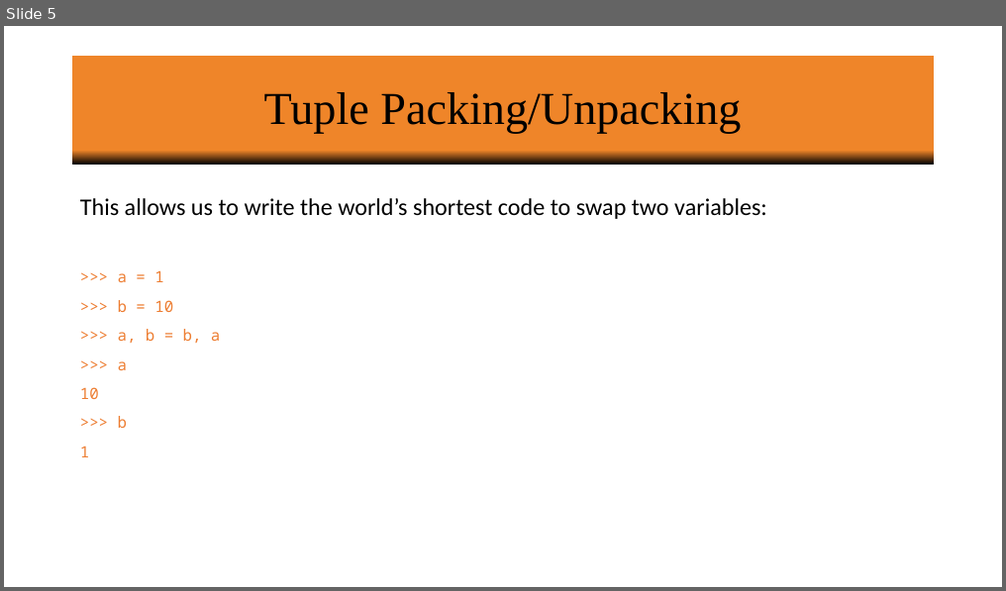
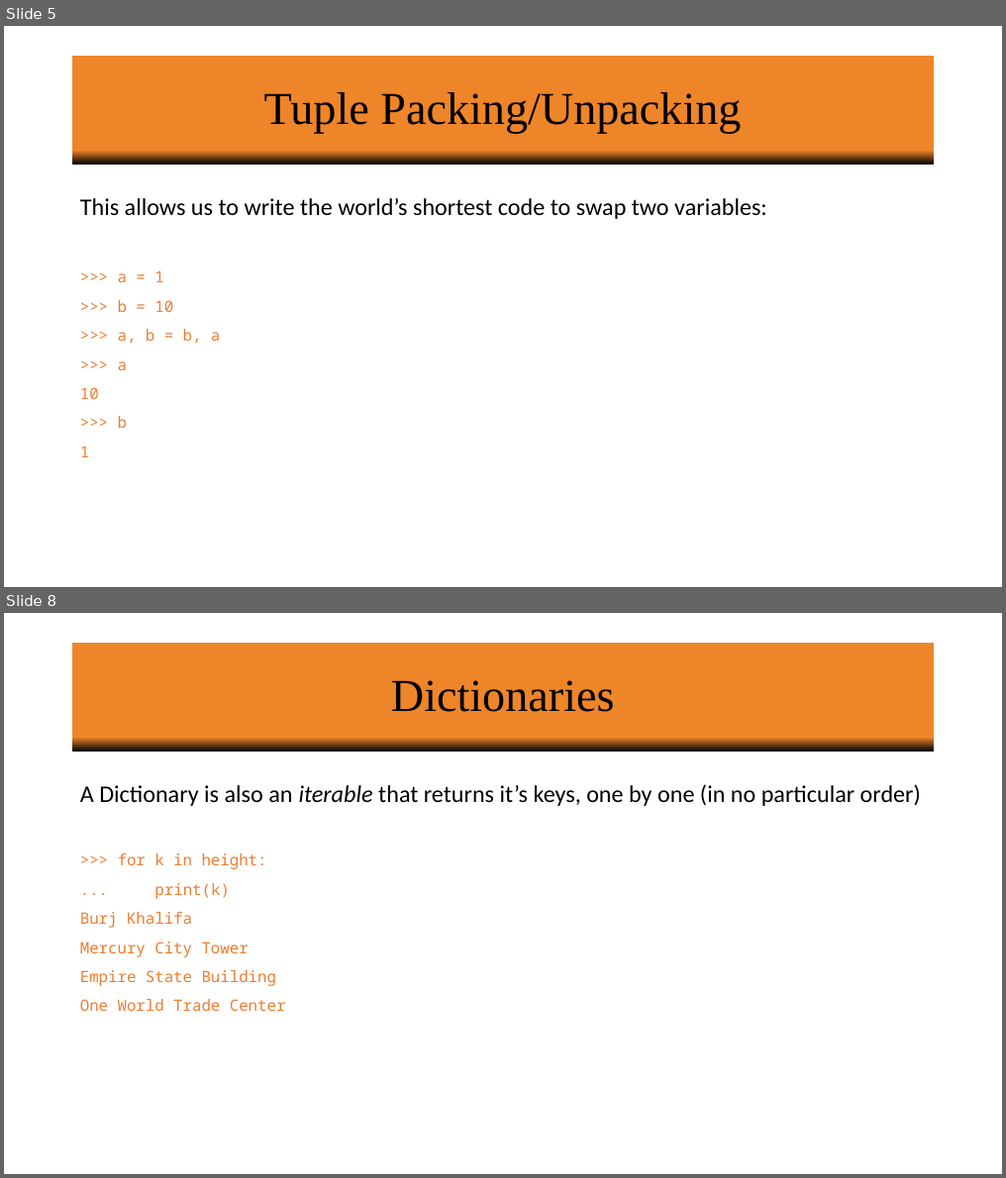
Before and after one commit to vineetbansal/Python-Bootcamp, a slide deck: slides/05 Tuples-Dictionaries.pptx. Shown one above the other, each under a label of ours: slide 5 before the commit, slides 5 and 8 after it; the slides between them are not shown. The pictures are 1006x591 and 1006x1178 pixels, drawn with LibreOffice and Linux fonts; fonts in the diff are those of the drawing; background and template pictures are left out. Boxes give left, top, right and bottom in pixels: in the first picture for what was removed or moved away, otherwise in the second. Text is boxed around its words. In the diff, an @@ line names an element or a change of style, - is before the commit and + after.

Commit message:
Completed Dictionary slides, added Linear Regression Notebook

```diff
--- a/slides/05 Tuples-Dictionaries.pptx
+++ b/slides/05 Tuples-Dictionaries.pptx
@@ slide 8 added at box(4, 613, 1002, 1174), background #FFFFFF @@
@@ title added at box(73, 643, 934, 752), fill gradient #000000 to #EF8529, 44 pt, text #000000 @@
+Dictionaries
@@ text added at box(80, 784, 921, 1011), 15 pt, text #ED7D31 @@
+A Dictionary is also an iterable that returns it’s keys, one by one (in no particular order)
+>>> for k in height:
+... print(k)
+Burj Khalifa
+Mercury City Tower
+Empire State Building
+One World Trade Center
```
Also in this commit, not shown: 6 other slides added, 1 slide removed, 7 other files.
